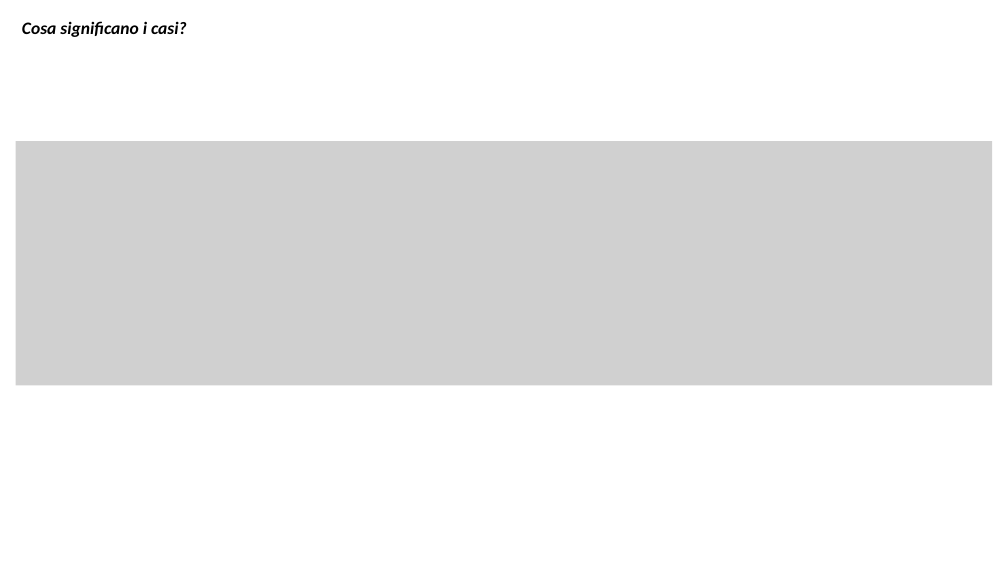
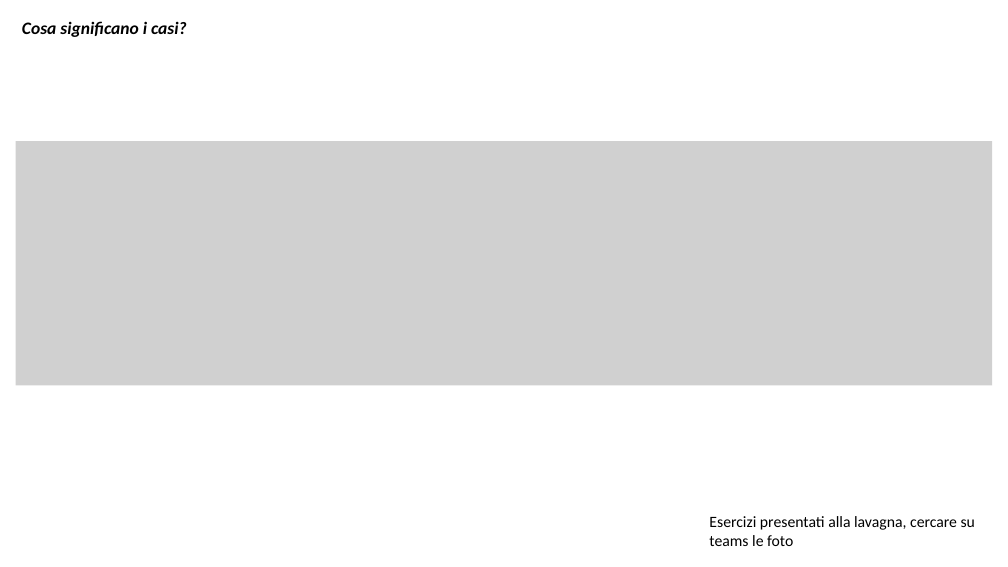
Before and after one commit to timeassassinRG/Tutorato-Algoritmi-Laboratorio-2023_2024, a slide deck: slide 5 of Slide/Incontro_03.pptx. Drawn at 1008x567 pixels with LibreOffice and Linux fonts; fonts in the diff are those of the drawing; grey boxes stand for pictures. Boxes give left, top, right and bottom in pixels: in the first picture for what was removed or moved away, otherwise in the second. Text is boxed around its words. In the diff, an @@ line names an element or a change of style, - is before the commit and + after.

```diff
--- a/Slide/Incontro_03.pptx
+++ b/Slide/Incontro_03.pptx
@@ text added at bbox=[709, 516, 975, 546], 18 pt, text #000000 @@
+Esercizi presentati alla lavagna, cercare su teams le foto
```
